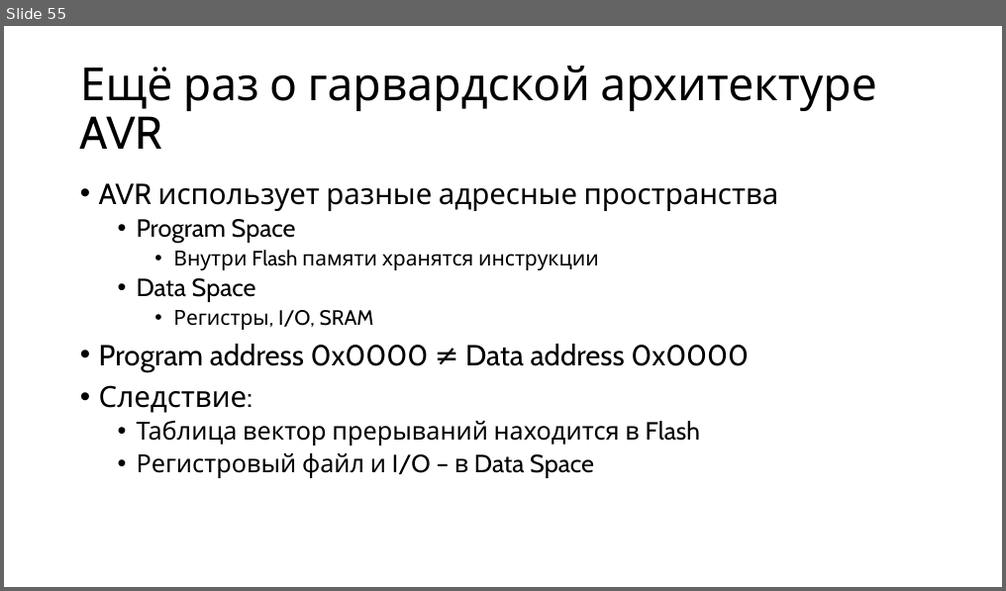
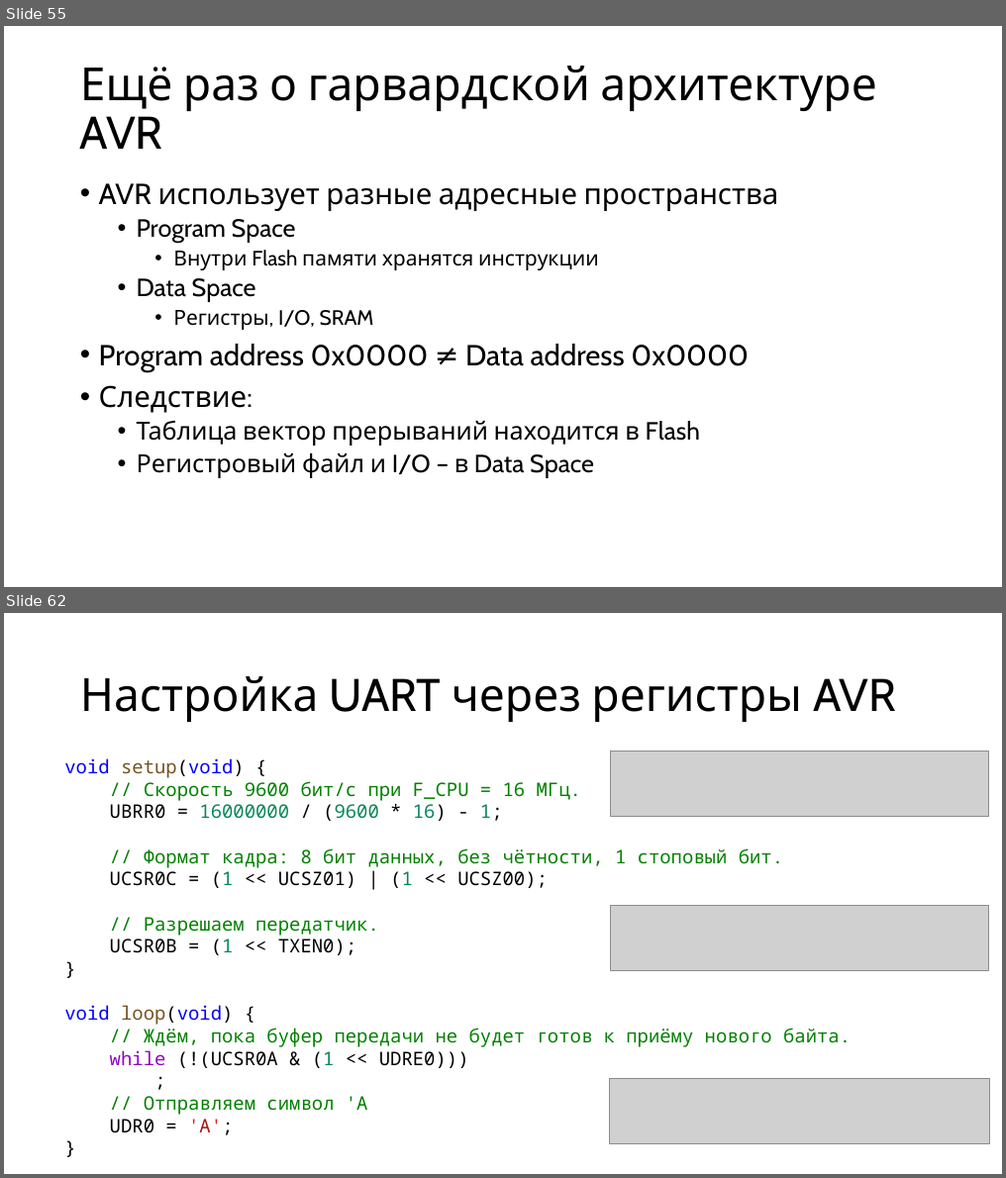
Before and after one commit to alexey-malov/mpp, a slide deck: lectures/14/Microcontroller Programming.pptx. Shown one above the other, each under a label of ours: slide 55 before the commit, slides 55 and 62 after it; the slides between them are not shown. The pictures are 1006x591 and 1006x1178 pixels, drawn with LibreOffice and Linux fonts; fonts in the diff are those of the drawing; grey boxes stand for pictures. Boxes give left, top, right and bottom in pixels: in the first picture for what was removed or moved away, otherwise in the second. Text is boxed around its words. In the diff, an @@ line names an element or a change of style, - is before the commit and + after.

```diff
--- a/lectures/14/Microcontroller Programming.pptx
+++ b/lectures/14/Microcontroller Programming.pptx
@@ slide 62 added at (4,613,1002,1174), background #FFFFFF @@
@@ title added at (80,676,896,722), 44 pt, text #000000 @@
+Настройка UART через регистры AVR
@@ text added at (64,759,850,1136), 18 pt, text #008000 @@
+void setup(void) {
+// Скорость 9600 бит/с при F_CPU = 16 МГц.
+UBRR0 = 16000000 / (9600 * 16) - 1;
+// Формат кадра: 8 бит данных, без чётности, 1 стоповый бит.
+UCSR0C = (1 << UCSZ01) | (1 << UCSZ00);
+// Разрешаем передатчик.
+UCSR0B = (1 << TXEN0);
+}
+void loop(void) {
+// Ждём, пока буфер передачи не будет готов к приёму нового байта.
+while (!(UCSR0A & (1 << UDRE0)))
+;
+// Отправляем символ 'A
+UDR0 = 'A';
+}
@@ picture added at (611,752,989,817) @@
@@ picture added at (611,906,989,970) @@
@@ picture added at (610,1078,990,1145) @@
```
Also in this commit, not shown: 1 slide changed, 31 other slides added, 1 slide removed.
